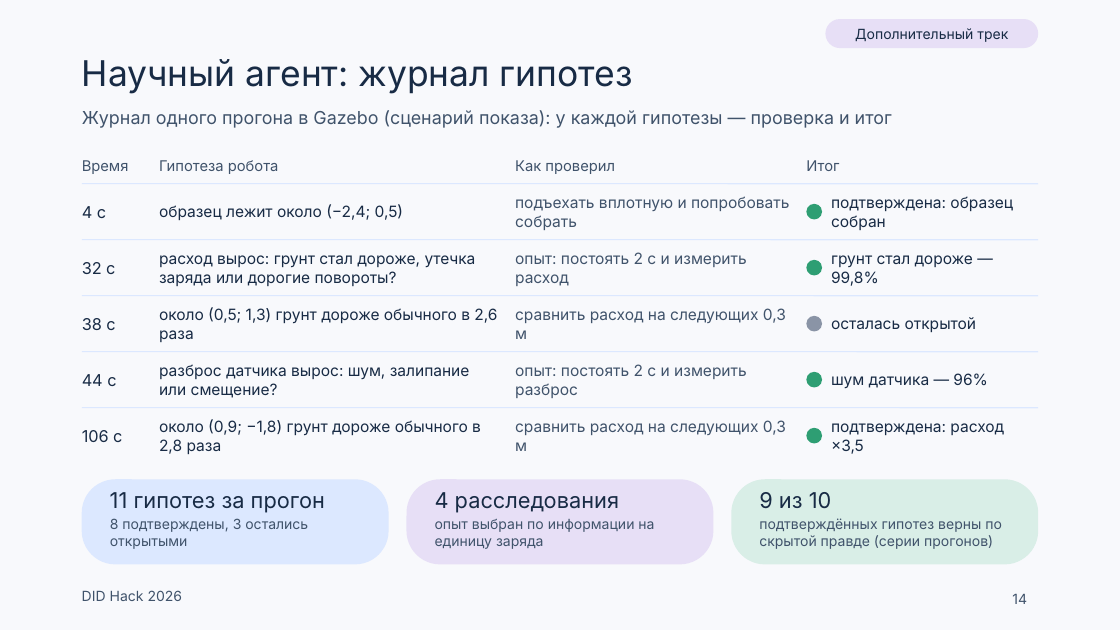
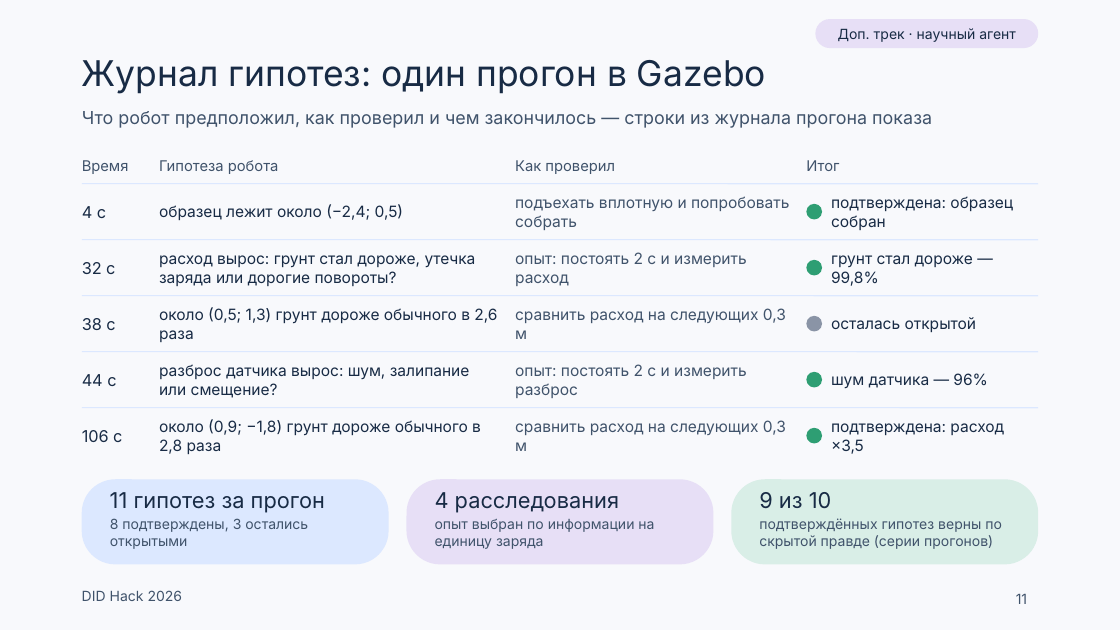
Before and after one commit to Mput13/did-hack, a slide deck: slide 11 of presentation/team/DID_final.pptx (slide 14 before the commit). Drawn at 1120x630 pixels with LibreOffice and Linux fonts; fonts in the diff are those of the drawing. Boxes give left, top, right and bottom in pixels: in the first picture for what was removed or moved away, otherwise in the second. Text is boxed around its words. In the diff, an @@ line names an element or a change of style, - is before the commit and + after.

```diff
--- a/presentation/team/DID_final.pptx
+++ b/presentation/team/DID_final.pptx
@@ rounded rectangle "Доп. трек · научный агент": place and size @@
-rounded rectangle "Доп. трек · научный агент" at <box>825,19,1038,48</box>
+rounded rectangle "Доп. трек · научный агент" at <box>815,19,1038,48</box>
@@ text in rounded rectangle at <box>838,28,1016,42</box>: text changed @@
-Дополнительный трек
+Доп. трек · научный агент
@@ title at <box>82,60,766,94</box>: text changed @@
-Научный агент: журнал гипотез
+Журнал гипотез: один прогон в Gazebo
@@ text at <box>82,111,932,128</box>: text changed @@
-Журнал одного прогона в Gazebo (сценарий показа): у каждой гипотезы — проверка и итог
+Что робот предположил, как проверил и чем закончилось — строки из журнала прогона показа
@@ page number at <box>1016,594,1027,604</box>: text changed @@
-14
+11
```
Also in this commit, not shown: 6 other slides changed, 1 slide removed, 14 other files.
